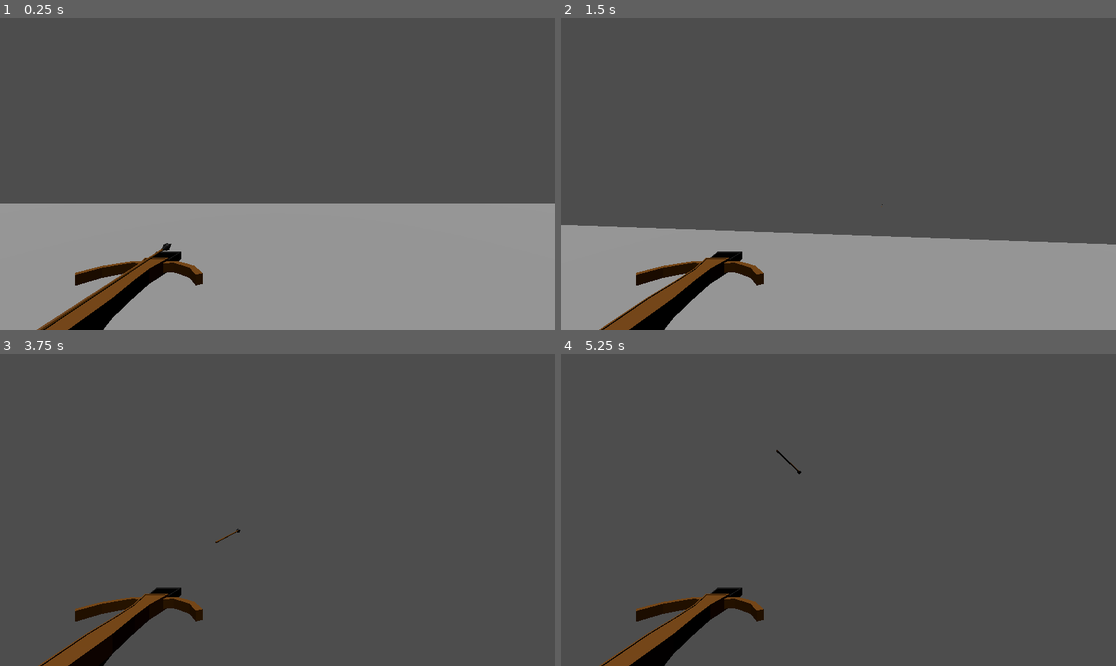
Above: before the commit, frames 1-4 (two rows, left to right).
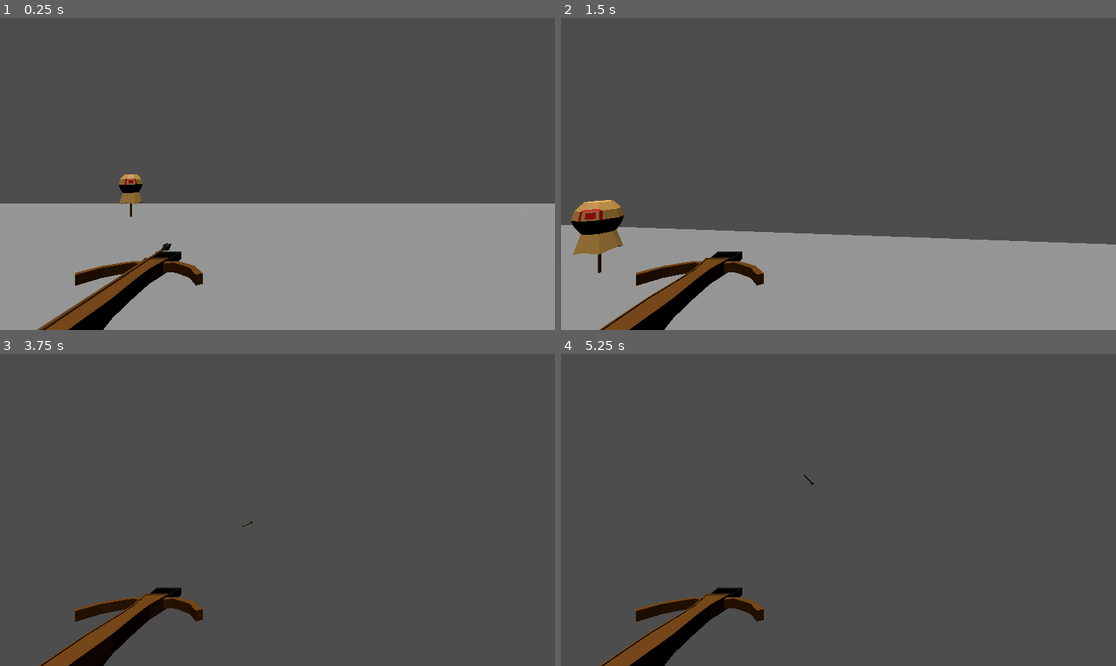
Above: after the commit, the same moments.

Repository: Dendrobyte/OinkITC
Game: Godot game, scene res://main.tscn
Same seed, same stepped clock (60 frames per second), same inputs: the game is played once before the commit and once after it.
Inputs (mouse positions are in pixels of both pictures, inside the frame that each line leads up to):
- Up to frame 1 (0.25 s): no input
- Up to frame 2 (1.5 s): tap Enter (ui_accept) at 0.5 s; move the mouse to (866, 174) at 0.52 s; hold W (move_forward) from 0.53 s (still down); click (866, 174) at 0.6 s; tap Space (jump) at 0.77 s; move the mouse to (810, 174) at 1.27 s; click (810, 174) at 1.35 s
- Up to frame 3 (3.75 s): keep holding W (move_forward); tap Space (jump) at 1.52, 3.02 s; move the mouse to (288, 503) at 2.02 s; click (288, 503) at 2.1 s; move the mouse to (271, 516) at 2.77 s; click (271, 516) at 2.85 s; tap Enter (ui_accept) at 3.5 s; move the mouse to (316, 513) at 3.52 s; click (316, 513) at 3.6 s
- Up to frame 4 (5.25 s): keep holding W (move_forward); tap Space (jump) at 3.77, 4.52 s; tap Enter (ui_accept) at 4.25, 5 s; move the mouse to (794, 506) at 4.27 s; click (794, 506) at 4.35 s; move the mouse to (844, 510) at 5.02 s; click (844, 510) at 5.1 s

The runs differ from the first frame. In frame 1, 0.4% of the frame differs, in the area x 21-26%, y 50-64%; in frame 2, 1.3%, in the area x 1-58%, y 58-82%; in frame 3, less than 0.1%; in frame 4, less than 0.1%.

Commit message:
collision working on dummies

Diff:
--- a/oitc_game/first_person_character.tscn
+++ b/oitc_game/first_person_character.tscn
@@ -1,6 +1,6 @@
 [gd_scene load_steps=5 format=3 uid="uid://br1o760sbef62"]
 
-[ext_resource type="Script" path="res://MainPlayerMovement.gd" id="1_ge41p"]
+[ext_resource type="Script" path="res://scripts/MainPlayerMovement.gd" id="1_ge41p"]
 [ext_resource type="PackedScene" uid="uid://bk0k7ykyj1rpc" path="res://model_nodes/CrossbowItem.tscn" id="2_7spyq"]
 [ext_resource type="Script" path="res://model_nodes/CrossbowItem.gd" id="3_6j3e8"]
 
--- a/oitc_game/main.tscn
+++ b/oitc_game/main.tscn
@@ -1,7 +1,8 @@
-[gd_scene load_steps=3 format=3 uid="uid://dtmkxjcyt54pv"]
+[gd_scene load_steps=4 format=3 uid="uid://dtmkxjcyt54pv"]
 
 [ext_resource type="PackedScene" uid="uid://tsjqjcqyrxwx" path="res://map_test.tscn" id="1_71idi"]
 [ext_resource type="PackedScene" uid="uid://br1o760sbef62" path="res://first_person_character.tscn" id="2_8628q"]
+[ext_resource type="PackedScene" uid="uid://dexyubrno5oyr" path="res://scenes/Dummy.tscn" id="3_bdyh6"]
 
 [node name="Main" type="Node"]
 
@@ -9,3 +10,23 @@
 
 [node name="Node3D" parent="." instance=ExtResource("2_8628q")]
 transform = Transform3D(1, 0, 0, 0, 1, 0, 0, 0, 1, -0.115112, 0.947526, -0.151949)
+
+[node name="Dummies_Temp" type="Node3D" parent="."]
+
+[node name="DummyParent" parent="Dummies_Temp" instance=ExtResource("3_bdyh6")]
+transform = Transform3D(0.55134, 0, -0.83428, 0, 1, 0, 0.83428, 0, 0.55134, 10.6192, 0.861041, -4.09177)
+
+[node name="DummyParent2" parent="Dummies_Temp" instance=ExtResource("3_bdyh6")]
+transform = Transform3D(0.813375, 0, 0.58174, 0, 1, 0, -0.58174, 0, 0.813375, -7.01278, 0.861041, -9.40812)
+
+[node name="DummyParent3" parent="Dummies_Temp" instance=ExtResource("3_bdyh6")]
+transform = Transform3D(-0.930724, 0, 0.365722, 0, 1, 0, -0.365722, 0, -0.930724, -7.54226, 0.861041, 6.46277)
+
+[node name="DummyParent4" parent="Dummies_Temp" instance=ExtResource("3_bdyh6")]
+transform = Transform3D(0.86537, 0, 0.501133, 0, 1, 0, -0.501133, 0, 0.86537, -15.2363, 0.861041, -2.25469)
+
+[node name="DummyParent5" parent="Dummies_Temp" instance=ExtResource("3_bdyh6")]
+transform = Transform3D(-0.711131, 0, -0.70306, 0, 1, 0, 0.70306, 0, -0.711131, 14.4593, 0.861041, 4.10697)
+
+[node name="DummyParent6" parent="Dummies_Temp" instance=ExtResource("3_bdyh6")]
+transform = Transform3D(-0.711131, 0, -0.70306, 0, 1, 0, 0.70306, 0, -0.711131, 5.43163, 0.861041, 2.12064)
--- a/oitc_game/map_test.tscn
+++ b/oitc_game/map_test.tscn
@@ -1,6 +1,4 @@
-[gd_scene load_steps=4 format=3 uid="uid://tsjqjcqyrxwx"]
-
-[ext_resource type="PackedScene" uid="uid://djsoaxrlnwnl8" path="res://assets/PlayerModel.glb" id="1_eo5hs"]
+[gd_scene load_steps=3 format=3 uid="uid://tsjqjcqyrxwx"]
 
 [sub_resource type="BoxMesh" id="BoxMesh_n08gm"]
 
@@ -10,9 +8,6 @@
 
 [node name="DirectionalLight3D" type="DirectionalLight3D" parent="."]
 transform = Transform3D(1, 0, 0, 0, 0.0875557, 0.99616, 0, -0.99616, 0.0875557, 0.0633392, 19.1117, 0.0669785)
-
-[node name="PlayerModel" parent="." instance=ExtResource("1_eo5hs")]
-transform = Transform3D(0.830674, 0, -0.55676, 0, 1, 0, 0.55676, 0, 0.830674, 14.2749, 1.29917, -3.44323)
 
 [node name="StaticBody3D" type="StaticBody3D" parent="."]
 
--- a/oitc_game/model_nodes/BoltItem.gd
+++ b/oitc_game/model_nodes/BoltItem.gd
@@ -1,4 +1,6 @@
 extends RigidBody3D
+
+var firing_speed
 
 # Called when the node enters the scene tree for the first time.
 func _ready():
@@ -6,15 +8,25 @@
 
 
 # Called every frame. 'delta' is the elapsed time since the previous frame.
-func _process(_delta):
-	# TODO: On collision, cease movement
-	pass
-
-
+func _process(delta):
+	var collision = move_and_collide(-basis.z*delta*firing_speed)
+	if collision:
+		# Spawn new static bolt?
+		var dummy = collision.get_collider(0)
+		if dummy.name == "DummyStaticBody3D":
+			 # TODO: I don't like this, better to have an Area3D?
+			dummy.play_hit_sound()
+			var newStaticBolt = load("res://assets/StaticBolt.glb").instantiate()
+			dummy.add_child(newStaticBolt)
+			newStaticBolt.set_global_position(global_position)
+			newStaticBolt.global_basis = global_basis
+			newStaticBolt.scale = Vector3(0.64, 0.64, 0.64) # cri
+			queue_free()
 
 func fire(speed: int):
 	# TODO: Back is heavier, this function should apply the force to the front, not center of mass?
 	set_gravity_scale(1)
-	apply_central_impulse(-basis.z*speed)
+	firing_speed = speed
+	$ArrowShootSound.play()
 
 # TODO: signal when player model is entered, and if the bullet is in the group (make that group!) then remove this object, TODO to call a score made function?
--- a/oitc_game/model_nodes/DynamicBoltItem.tscn
+++ b/oitc_game/model_nodes/DynamicBoltItem.tscn
@@ -1,7 +1,8 @@
-[gd_scene load_steps=4 format=3 uid="uid://d3egg7nvxfglr"]
+[gd_scene load_steps=5 format=3 uid="uid://d3egg7nvxfglr"]
 
 [ext_resource type="Script" path="res://model_nodes/BoltItem.gd" id="1_rhnj6"]
 [ext_resource type="PackedScene" uid="uid://cl6ppgrnjjw3o" path="res://assets/StaticBolt.glb" id="2_5t2u2"]
+[ext_resource type="AudioStream" uid="uid://bhl1yqq3gihry" path="res://assets/sounds/arrow_shoot_default.mp3" id="3_wii4b"]
 
 [sub_resource type="CylinderShape3D" id="CylinderShape3D_0id3p"]
 height = 1.18361
@@ -14,3 +15,7 @@
 [node name="CollisionShape3D" type="CollisionShape3D" parent="."]
 transform = Transform3D(0.121362, 0, 0, 0, -4.37114e-08, 0.124468, 0, -1, -5.44067e-09, 0.00394565, 0.00986392, -0.59775)
 shape = SubResource("CylinderShape3D_0id3p")
+
+[node name="ArrowShootSound" type="AudioStreamPlayer3D" parent="."]
+stream = ExtResource("3_wii4b")
+volume_db = 17.349
--- /dev/null
+++ b/oitc_game/scenes/Dummy.tscn
@@ -0,0 +1,31 @@
+[gd_scene load_steps=6 format=3 uid="uid://dexyubrno5oyr"]
+
+[ext_resource type="PackedScene" uid="uid://cioy88vb2kvuu" path="res://assets/Dummy.glb" id="1_ev07y"]
+[ext_resource type="Script" path="res://scenes/DummyScript.gd" id="1_nqff2"]
+[ext_resource type="AudioStream" uid="uid://ny3scy1jtmlm" path="res://assets/sounds/arrow_hit_default.wav" id="3_6mtc3"]
+
+[sub_resource type="CapsuleShape3D" id="CapsuleShape3D_82r0u"]
+radius = 0.454156
+height = 1.56665
+
+[sub_resource type="BoxShape3D" id="BoxShape3D_lr0jx"]
+size = Vector3(0.0667114, 0.510742, 0.065918)
+
+[node name="DummyParent" type="Node3D"]
+
+[node name="DummyStaticBody3D" type="StaticBody3D" parent="."]
+script = ExtResource("1_nqff2")
+
+[node name="CollisionShape3D" type="CollisionShape3D" parent="DummyStaticBody3D"]
+transform = Transform3D(1, 0, 0, 0, 1, 0, 0, 0, 1, 0, 1.27807, 0)
+shape = SubResource("CapsuleShape3D_82r0u")
+
+[node name="CollisionShape3D2" type="CollisionShape3D" parent="DummyStaticBody3D"]
+transform = Transform3D(1, 0, 0, 0, 1, 0, 0, 0, 1, -0.000457764, 0.244629, -0.000732422)
+shape = SubResource("BoxShape3D_lr0jx")
+
+[node name="DummyModel" parent="DummyStaticBody3D" instance=ExtResource("1_ev07y")]
+
+[node name="SoundPlayer" type="AudioStreamPlayer3D" parent="DummyStaticBody3D"]
+stream = ExtResource("3_6mtc3")
+volume_db = 21.205
--- /dev/null
+++ b/oitc_game/scenes/DummyScript.gd
@@ -0,0 +1,14 @@
+extends StaticBody3D
+
+
+# Called when the node enters the scene tree for the first time.
+func _ready():
+	pass # Replace with function body.
+
+
+# Called every frame. 'delta' is the elapsed time since the previous frame.
+func _process(_delta):
+	pass
+
+func play_hit_sound():
+	$SoundPlayer.play()
Binary file added: oitc_game/assets/Dummy.glb
Not shown, added: oitc_game/assets/Dummy.glb.import
Not shown, added: oitc_game/assets/sounds/all_arrow_hit_sounds.mp3.import
Not shown, added: oitc_game/assets/sounds/arrow_hit_default.wav.import
Renamed: oitc_game/MainPlayerMovement.gd -> oitc_game/scripts/MainPlayerMovement.gd
Not shown, added: asset files/Dummy.blend
Not shown, added: oitc_game/assets/sounds/all_arrow_hit_sounds.mp3
Not shown, added: oitc_game/assets/sounds/arrow_hit_default.wav
Not shown, changed: oitc_game/assets/sounds/arrow_shoot_default.mp3
